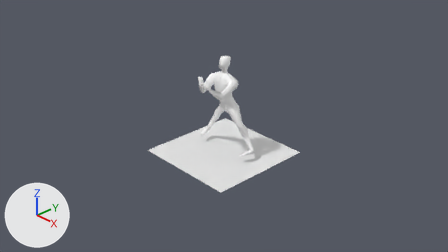
An edit to the Blender file Assets/Models/blend/PlayerModelMale.blend, drawn before and after from the same camera.
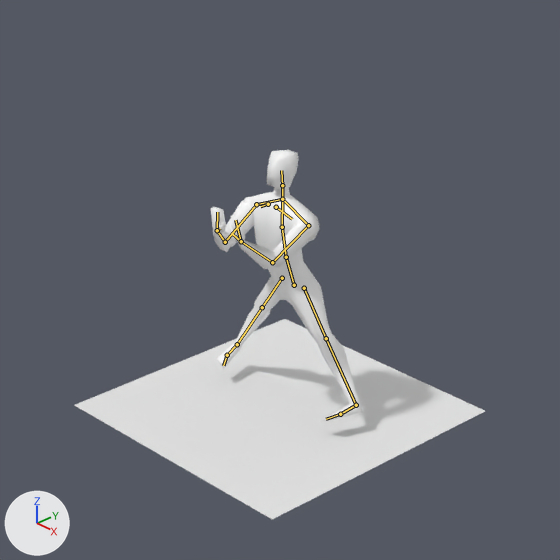
There are two pictures of each version: one from the file's camera 'Camera', one close up on the part from 27% to 73% of the width and 0% to 82% of the height. Every picture has the same lights, and +X, +Y and +Z are marked at lower left. Both versions are drawn at frame 20 of the action 'Metal_Plate_Hold'; the numbers are the values there. The bones that bend it are drawn over the model as lines in the close-ups.
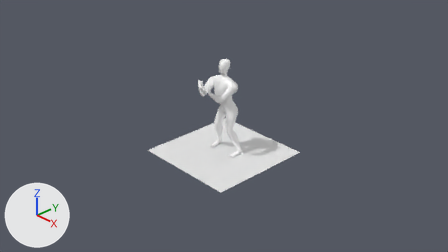
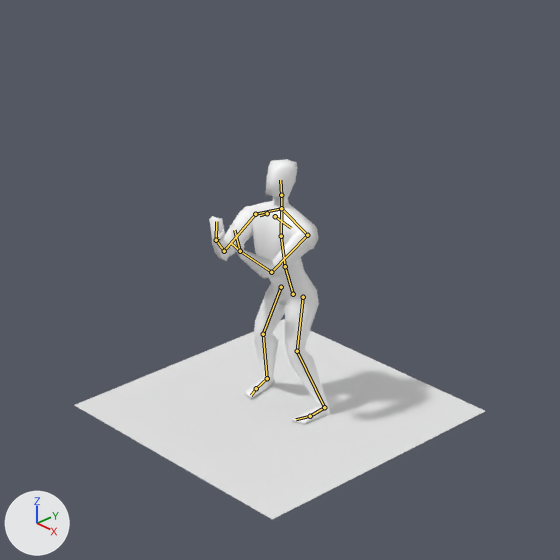
Boxes [x1, y1, x2, y2] around the edits, measured in the close-ups (560 x 560 px):
'Cube', posed (21% narrower): before [210, 150, 363, 422]; after [210, 159, 331, 424]
bone 'root.001', root to tip: before (294, 285) to (286, 257); after (293, 294) to (285, 266)

What the commit changed:
Bone 'root.001' (bone_root_001) moves from (0.0, 0.0, 0.0) to (0.0, -0.063, 0.003).
Bone 'Target.l' (bone_target_l) moves from (-0.512, 0.0, 0.023) to (-0.13, -0.004, 0.021).
Bone 'Target.l' (bone_target_l) turns from (0, 0, 0) to (12, 7, 3) degrees about its own x, y and z.
Bone 'Target.r' (bone_target_r) moves from (0.562, 0.003, 0.013) to (0.162, -0.004, 0.022).
Bone 'Target.r' (bone_target_r) turns from (0, 0, 0) to (13, -12, -5) degrees about its own x, y and z.
